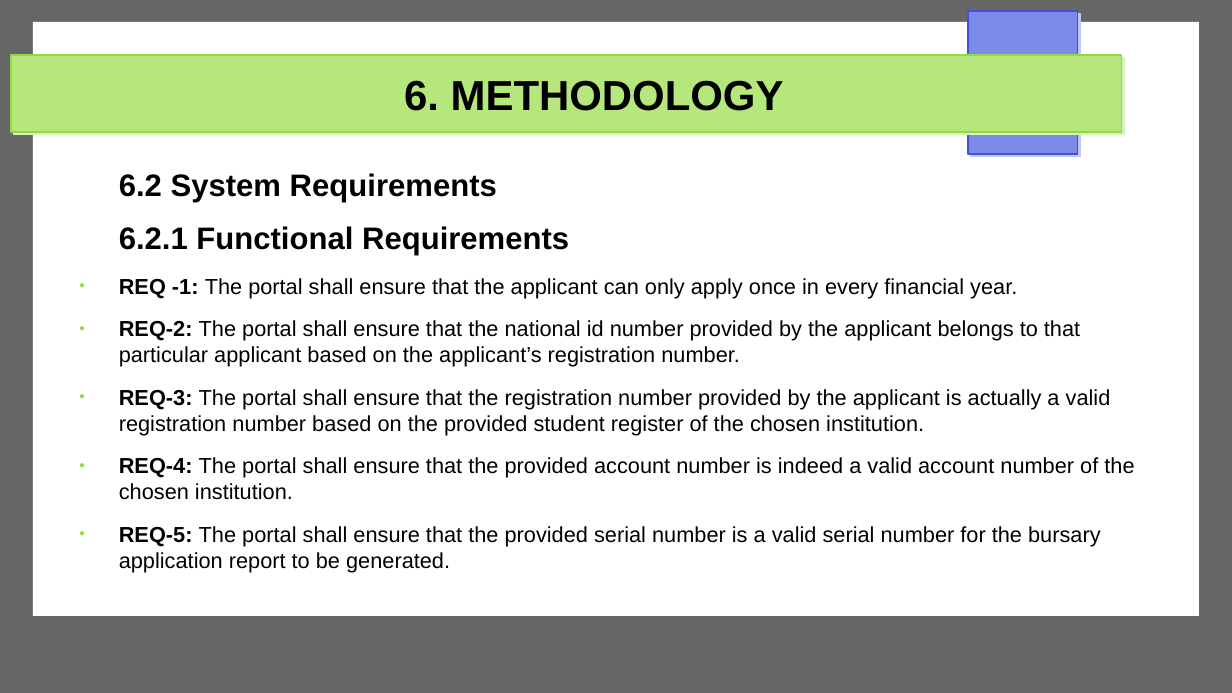
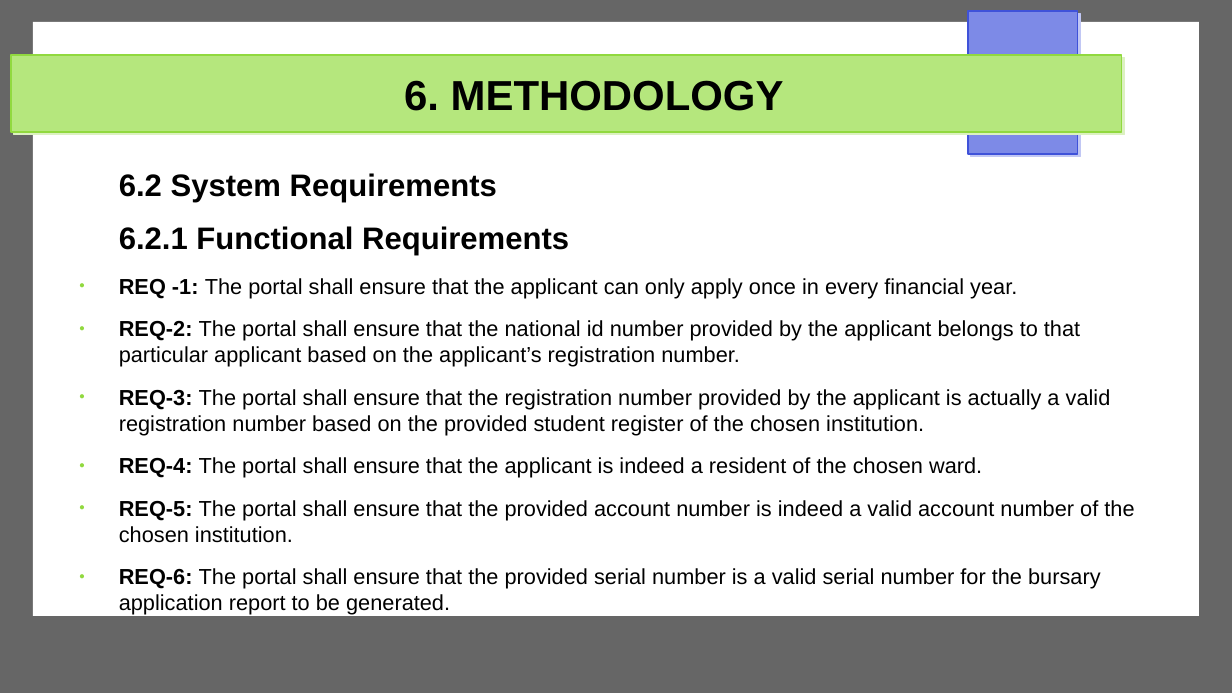
Before and after one commit to Michael-Otieno-Kasuku/Mashinani, a slide deck: slide 20 of docs/proposal/mashinani.odp. Drawn at 1232x693 pixels with LibreOffice and Linux fonts; fonts in the diff are those of the drawing. Boxes give left, top, right and bottom in pixels: in the first picture for what was removed or moved away, otherwise in the second. Text is boxed around its words. In the diff, an @@ line names an element or a change of style, - is before the commit and + after.

```diff
--- a/docs/proposal/mashinani.odp
+++ b/docs/proposal/mashinani.odp
@@ text at bbox=[119, 457, 1134, 615]: text changed @@
-● REQ-4: The portal shall ensure that the provided account number is indeed a valid account number of the chosen institution.
-● REQ-5: The portal shall ensure that the provided serial number is a valid serial number for the bursary application report to be generated.
+● REQ-4: The portal shall ensure that the applicant is indeed a resident of the chosen ward.
+● REQ-5: The portal shall ensure that the provided account number is indeed a valid account number of the chosen institution.
+● REQ-6: The portal shall ensure that the provided serial number is a valid serial number for the bursary application report to be generated.
```
Also in this commit, not shown: 1 other file.
